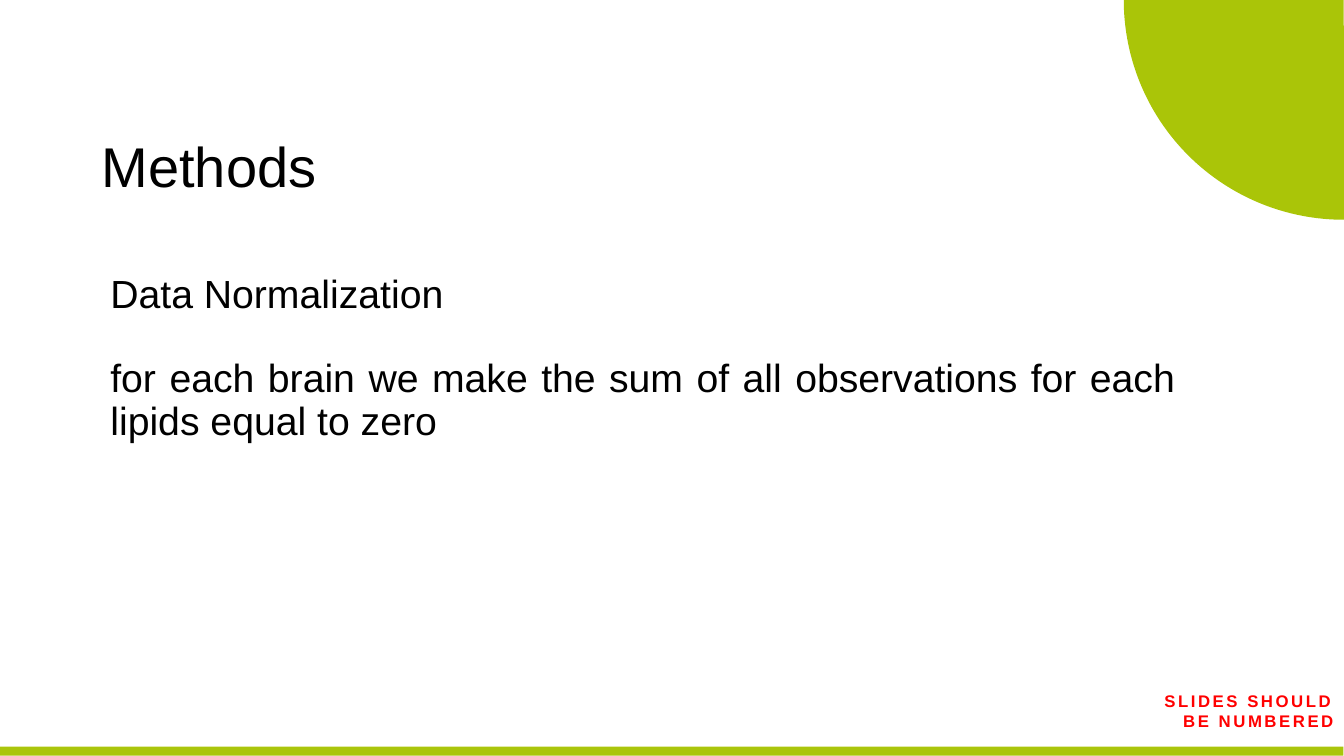
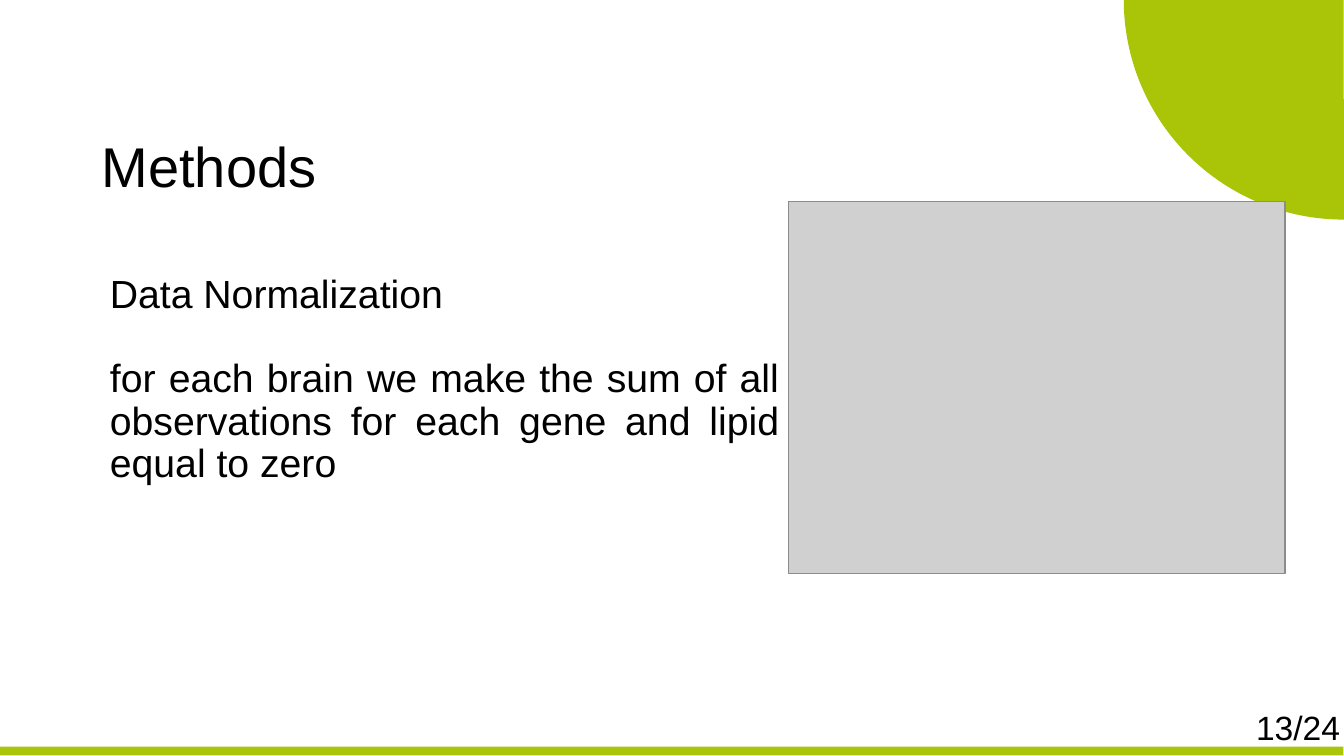
Before and after one commit to zybinmikhail/Thesis, a slide deck: slide 13 of presentations/Mikhail_Zybin_MSc PreDefense Presentation.PPTX (slide 9 before the commit). Drawn at 1344x756 pixels with LibreOffice and Linux fonts; fonts in the diff are those of the drawing; grey boxes stand for pictures; background and template pictures are left out. Boxes give left, top, right and bottom in pixels: in the first picture for what was removed or moved away, otherwise in the second. Text is boxed around its words. In the diff, an @@ line names an element or a change of style, - is before the commit and + after.

```diff
--- a/presentations/Mikhail_Zybin_MSc PreDefense Presentation.PPTX
+++ b/presentations/Mikhail_Zybin_MSc PreDefense Presentation.PPTX
@@ picture added at (x1=789, y1=202, x2=1286, y2=574) @@
@@ text at (x1=110, y1=363, x2=779, y2=485): text changed @@
-for each brain we make the sum of all observations for each lipids equal to zero
+for each brain we make the sum of all observations for each gene and lipid equal to zero
@@ text removed at (x1=1164, y1=695, x2=1334, y2=727) @@
-SLIDES SHOULD BE NUMBERED
@@ text added at (x1=1256, y1=715, x2=1340, y2=747), 24 pt, text #000000 @@
+13/24
```
Also in this commit, not shown: 14 other slides changed, 9 slides added, 3 slides removed, 47 other files.
